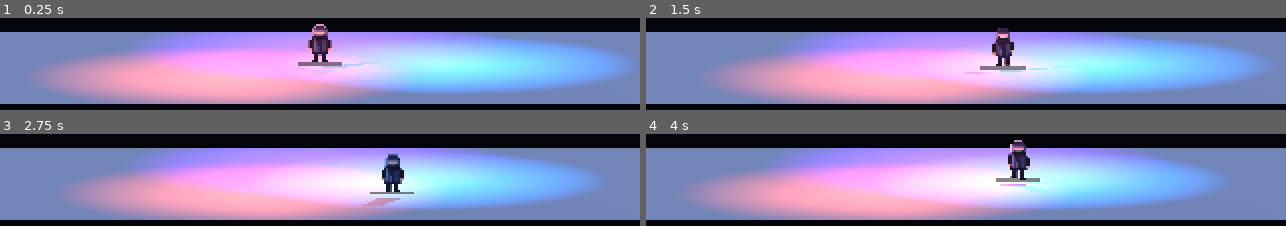
Above: before the commit, frames 1-4 (two rows, left to right).
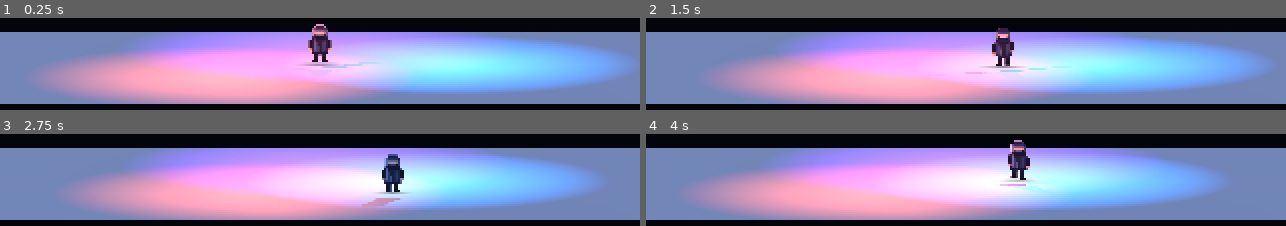
Above: after the commit, the same moments.

Repository: s1nnrockk/PIXELBOUND
Game: Godot game, scene res://scenes/test_lighting.tscn
The game is run twice, just before and just after one commit, with the same random seed, the same clock (stepped at 60 frames per second) and the same inputs.
Inputs:
- Up to frame 1 (0.25 s): no input
- Up to frame 2 (1.5 s): tap Enter at 0.5 s; hold Right (ui_right) 0.53-1.28 s; hold Shift 0.53-1.28 s; hold Down (ui_down) from 1.28 s (still down); tap Shift at 1.35 s
- Up to frame 3 (2.75 s): release Down (ui_down) at 2.03 s; hold Right (ui_right) from 2.03 s (still down); hold Shift from 2.03 s (still down)
- Up to frame 4 (4 s): release Right (ui_right) at 2.78 s; release Shift at 2.78 s; hold Up (ui_up) 2.78-3.53 s; tap Shift at 2.85 s; hold Left (ui_left) from 3.53 s (still down); hold Shift from 3.53 s (still down)

The runs differ from the first frame. In frame 1, 0.3% of the frame differs, in the area x 46-54%, y 47-53%; in frame 2, 0.3%; in frame 3, 0.1%; in frame 4, 0.3%.

Commit message:
Improve soft contact shadow and dynamic lighting

Diff:
--- a/scripts/lighting_test.gd
+++ b/scripts/lighting_test.gd
@@ -1,28 +1,54 @@
 extends Node3D
-var time:=0.0
-var warm:OmniLight3D
-var cyan:OmniLight3D
-var purple:OmniLight3D
-func _ready()->void:
- warm=get_node("WarmLight")
- cyan=get_node("CyanLight")
- purple=get_node("PurpleLight")
- var shadow:=MeshInstance3D.new()
- shadow.name="CharacterShadow"
- var mesh:=QuadMesh.new()
- mesh.size=Vector2(0.9,0.42)
- shadow.mesh=mesh
- shadow.position=Vector3(0,0.005,0.05)
- shadow.rotation.x=-PI/2
- var mat:=StandardMaterial3D.new()
- mat.shading_mode=BaseMaterial3D.SHADING_MODE_UNSHADED
- mat.transparency=BaseMaterial3D.TRANSPARENCY_ALPHA
- mat.albedo_color=Color(0.01,0.015,0.03,0.48)
- mat.cull_mode=BaseMaterial3D.CULL_DISABLED
- shadow.material_override=mat
- get_node("Character").add_child(shadow)
-func _process(delta:float)->void:
- time+=delta
- warm.position=Vector3(-2.1+sin(time*0.7)*0.8,1.7,1.2)
- cyan.position=Vector3(2.1+cos(time*0.55)*0.7,1.6,-0.4)
- purple.position.y=2.1+sin(time*0.9)*0.35
+
+var time := 0.0
+var warm: OmniLight3D
+var cyan: OmniLight3D
+var purple: OmniLight3D
+var character: CharacterBody3D
+var shadow: MeshInstance3D
+var shadow_material: StandardMaterial3D
+
+func _ready() -> void:
+	warm = get_node("WarmLight")
+	cyan = get_node("CyanLight")
+	purple = get_node("PurpleLight")
+	character = get_node("Character")
+
+	shadow = MeshInstance3D.new()
+	shadow.name = "SoftContactShadow"
+	var mesh := QuadMesh.new()
+	mesh.size = Vector2(1.2, 0.62)
+	shadow.mesh = mesh
+	shadow.position = Vector3(0.0, 0.008, 0.04)
+	shadow.rotation.x = -PI / 2.0
+
+	var image := Image.create(64, 32, false, Image.FORMAT_RGBA8)
+	for y in range(32):
+		for x in range(64):
+			var nx := (float(x) - 31.5) / 31.5
+			var ny := (float(y) - 15.5) / 15.5
+			var distance := sqrt(nx * nx + ny * ny)
+			var alpha := pow(max(0.0, 1.0 - distance), 1.6) * 0.62
+			image.set_pixel(x, y, Color(1.0, 1.0, 1.0, alpha))
+	var shadow_texture := ImageTexture.create_from_image(image)
+
+	shadow_material = StandardMaterial3D.new()
+	shadow_material.shading_mode = BaseMaterial3D.SHADING_MODE_UNSHADED
+	shadow_material.transparency = BaseMaterial3D.TRANSPARENCY_ALPHA
+	shadow_material.blend_mode = BaseMaterial3D.BLEND_MODE_MIX
+	shadow_material.cull_mode = BaseMaterial3D.CULL_DISABLED
+	shadow_material.albedo_texture = shadow_texture
+	shadow_material.albedo_color = Color(0.018, 0.025, 0.05, 0.78)
+	shadow_material.texture_filter = BaseMaterial3D.TEXTURE_FILTER_NEAREST
+	shadow.material_override = shadow_material
+	character.add_child(shadow)
+
+func _process(delta: float) -> void:
+	time += delta
+	warm.position = Vector3(-2.1 + sin(time * 0.7) * 0.8, 1.7, 1.2)
+	cyan.position = Vector3(2.1 + cos(time * 0.55) * 0.7, 1.6, -0.4)
+	purple.position.y = 2.1 + sin(time * 0.9) * 0.35
+
+	var sneaking := bool(character.get("sneak"))
+	shadow.scale = Vector3(0.82, 1.0, 0.82) if sneaking else Vector3.ONE
+	shadow_material.albedo_color.a = 0.62 if sneaking else 0.78
